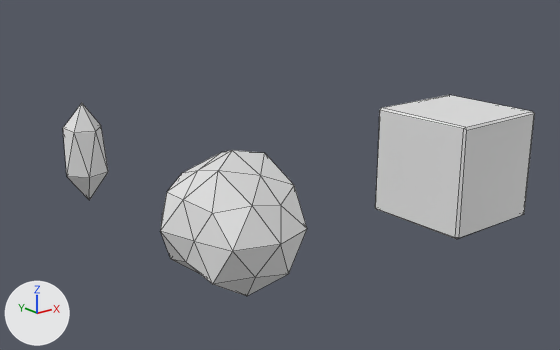
The Blender file MLD66/Assets/asteroid/asteroid_chunk.blend, before and after one commit.
Both versions are drawn from a camera (50 mm lens) standing at (-6.2, -8.85, 4.09) and looking at (2.53, 2.06, -0.27). Arrows for +X, +Y and +Z are at lower left; the lights stay in place. Mesh edges are drawn as thin lines.

Objects in the first picture: 'bismuth_med', 'mineralnode', 'rock_med'.
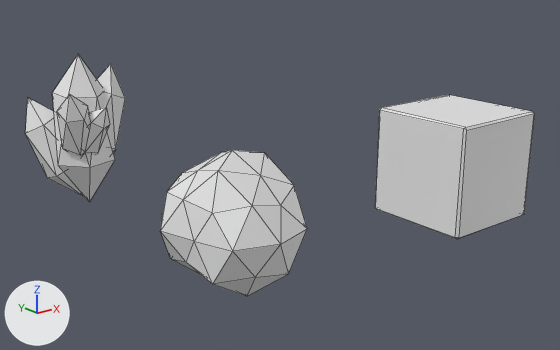
Diff of the bpy script that builds the scene:
```diff
--- a/MLD66/Assets/asteroid/asteroid_chunk.blend.py
+++ b/MLD66/Assets/asteroid/asteroid_chunk.blend.py
@@ me_icosphere_001 @@
 # used by ob_mineralnode; location = (0.0, 5.0, 0.0)
-me_icosphere_001.from_pydata(...)  # 12 vertices, 20 faces; spans x -0.43..0.36, y -0.39..0.39, z -1.03..0.96
+me_icosphere_001.from_pydata(...)  # 60 vertices, 100 faces; spans x -0.98..0.91, y -0.81..0.88, z -1.07..1.9
+# me_icosphere_001 part 1: the whole mesh is rebuilt
```

Where the change shows, as pixel boxes (x1, y1, x2, y2) in the pictures (560 x 350 px):
'mineralnode', reshaped (120% wider, 52% taller): before (63, 103, 108, 200); after (25, 54, 125, 202)
